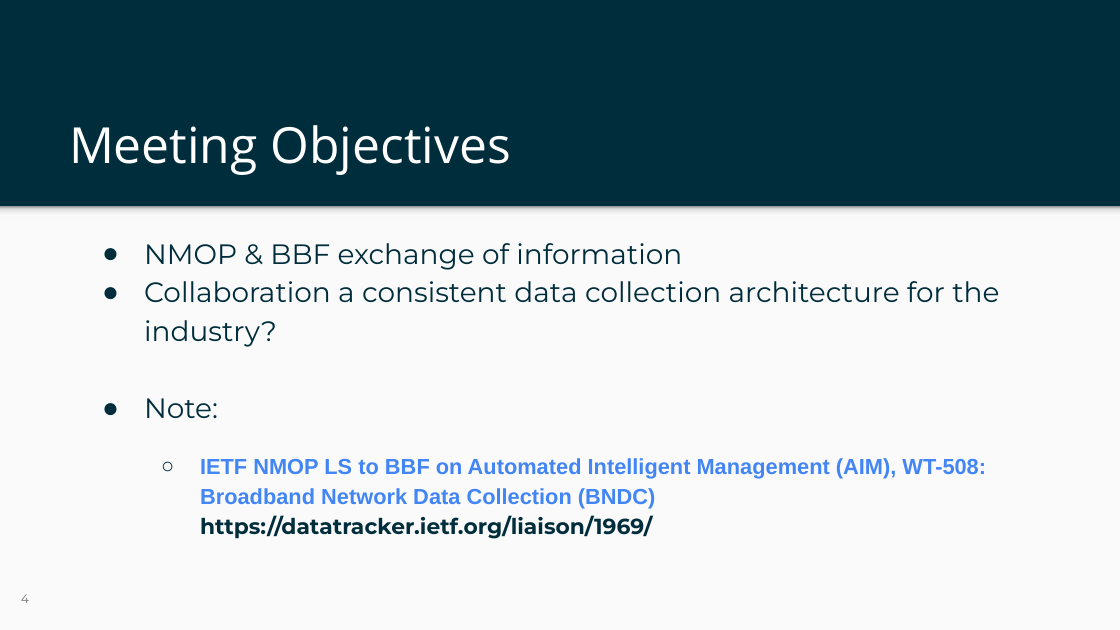
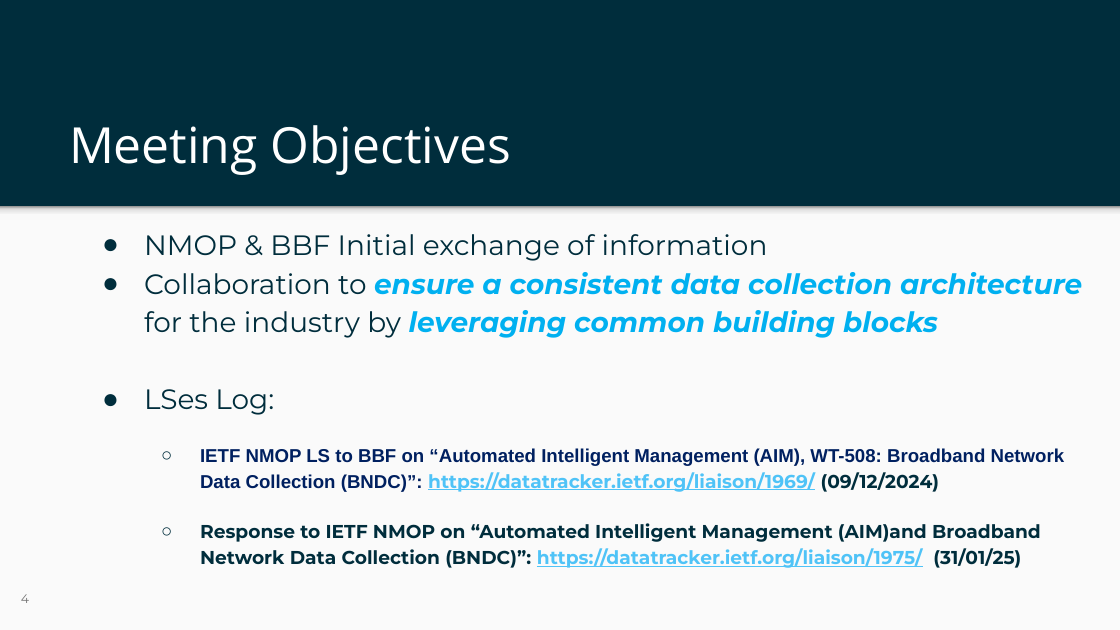
Before and after one commit to ietf-wg-nmop/IETF-Meetings, a slide deck: slide 4 of interim-26022025/nmop-chairs-slides.pptx. Drawn at 1120x630 pixels with LibreOffice and Linux fonts; fonts in the diff are those of the drawing; background and template pictures are left out. Boxes give left, top, right and bottom in pixels: in the first picture for what was removed or moved away, otherwise in the second. Text is boxed around its words. In the diff, an @@ line names an element or a change of style, - is before the commit and + after.

Commit message:
Update the objectives + LS records

```diff
--- a/interim-26022025/nmop-chairs-slides.pptx
+++ b/interim-26022025/nmop-chairs-slides.pptx
@@ text at [144,234,1082,568]: text changed; size 14 to 12 pt @@
-● NMOP & BBF exchange of information
-● Collaboration a consistent data collection architecture for the industry?
-● Note:
-  ○ IETF NMOP LS to BBF on Automated Intelligent Management (AIM), WT-508: Broadband Network Data Collection (BNDC)
-    https://datatracker.ietf.org/liaison/1969/
+● NMOP & BBF Initial exchange of information
+● Collaboration to ensure a consistent data collection architecture for the industry by leveraging common building blocks
+● LSes Log:
+  ○ IETF NMOP LS to BBF on “Automated Intelligent Management (AIM), WT-508: Broadband Network Data Collection (BNDC)”: https://datatracker.ietf.org/liaison/1969/ (09/12/2024)
+  ○ Response to IETF NMOP on “Automated Intelligent Management (AIM)and Broadband Network Data Collection (BNDC)”: https://datatracker.ietf.org/liaison/1975/ (31/01/25)
```
Also in this commit, not shown: 1 other slide changed.
